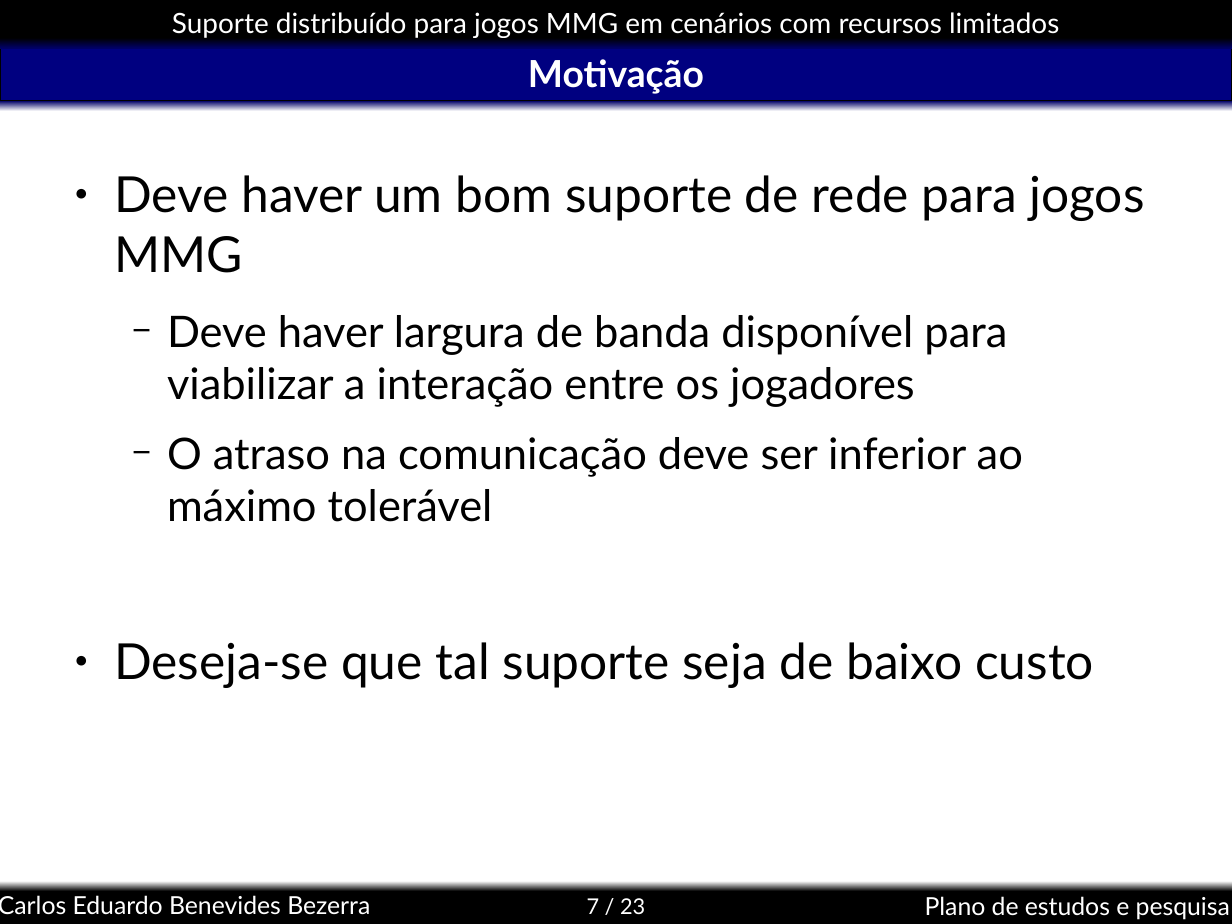
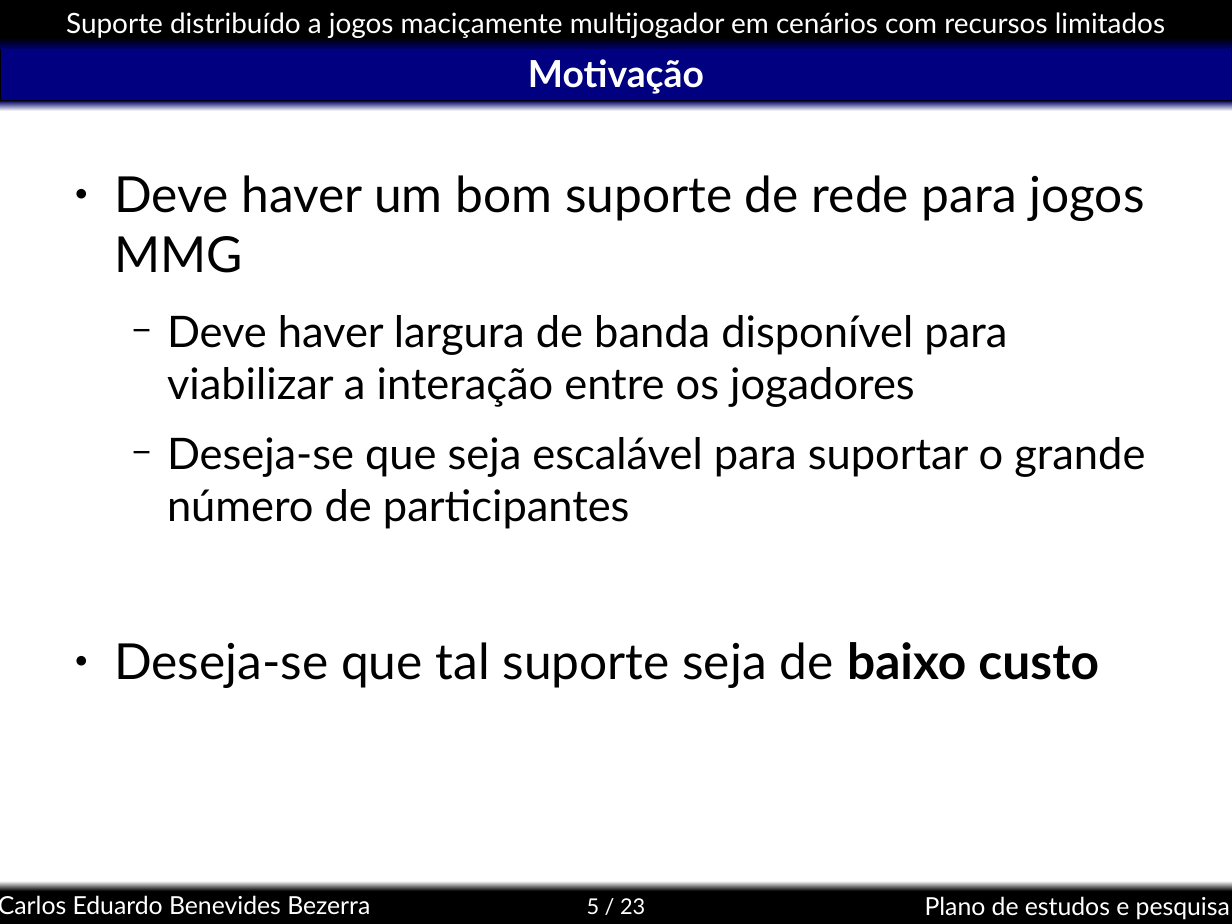
Before and after one commit to kdubezerra/kdubezerra, a slide deck: slide 5 of textos/semac/Semac_Defesa.ppt (slide 7 before the commit). Drawn at 1232x924 pixels with LibreOffice and Linux fonts; fonts in the diff are those of the drawing; background and template pictures are left out. Boxes give left, top, right and bottom in pixels: in the first picture for what was removed or moved away, otherwise in the second. Text is boxed around its words. In the diff, an @@ line names an element or a change of style, - is before the commit and + after.

```diff
--- a/textos/semac/Semac_Defesa.ppt
+++ b/textos/semac/Semac_Defesa.ppt
@@ text in rectangle at (x1=66, y1=12, x2=1165, y2=38): text changed @@
-Suporte distribuído para jogos MMG em cenários com recursos limitados
+Suporte distribuído a jogos maciçamente multijogador em cenários com recursos limitados
@@ text at (x1=167, y1=437, x2=1145, y2=529): text changed @@
-  − O atraso na comunicação deve ser inferior ao máximo tolerável
+  − Deseja-se que seja escalável para suportar o grande número de participantes
@@ text at (x1=114, y1=642, x2=1099, y2=688): bold on in "baixo custo" @@
@@ page number at (x1=587, y1=898, x2=645, y2=914): text changed @@
-7 / 23
+5 / 23
```
Also in this commit, not shown: 11 other slides changed, 11 slides removed.
